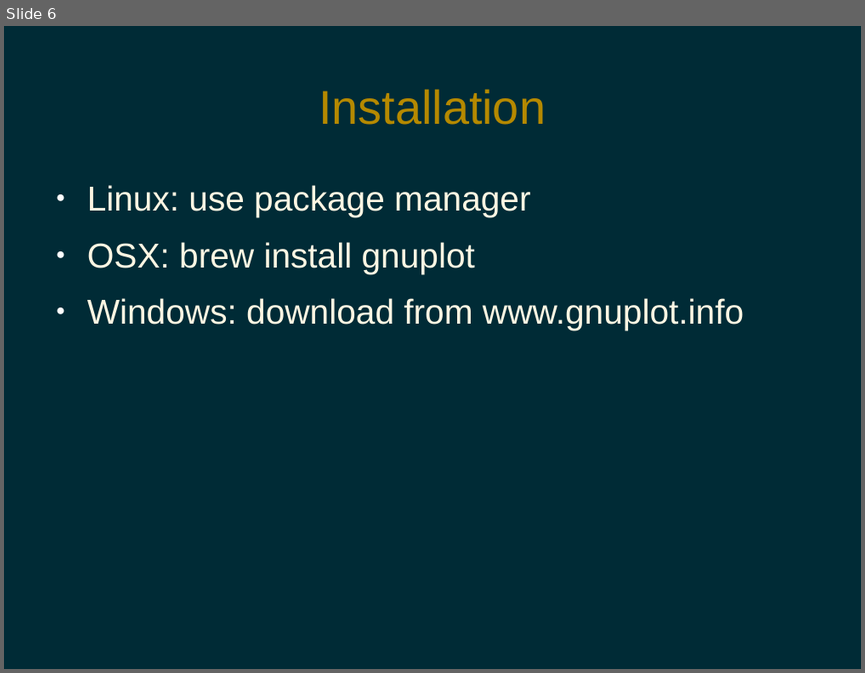
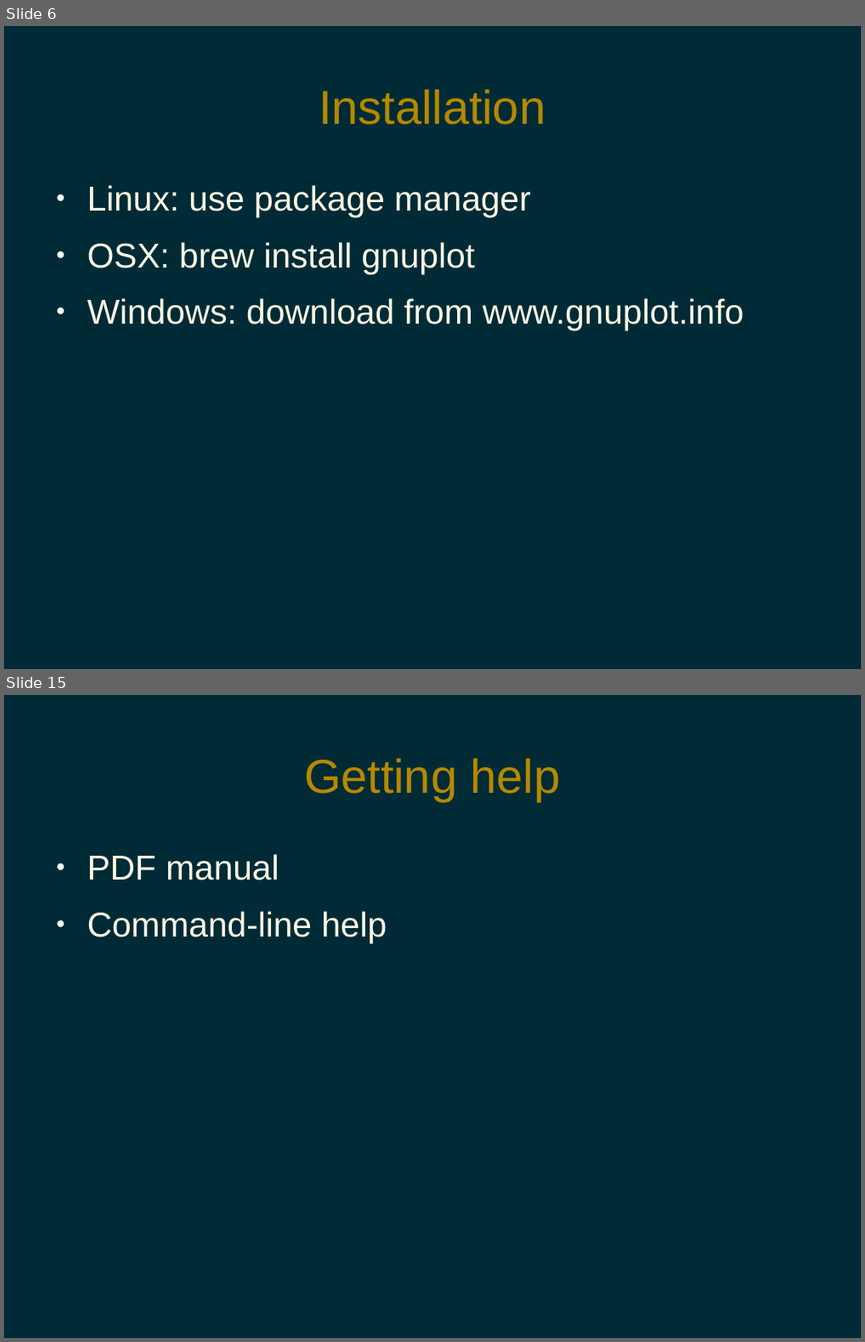
Before and after one commit to pdg137/gnuplot-pres, a slide deck: gnuplot.odp. Shown one above the other, each under a label of ours: slide 6 before the commit, slides 6 and 15 after it; the slides between them are not shown. The pictures are 865x673 and 865x1342 pixels, drawn with LibreOffice and Linux fonts; fonts in the diff are those of the drawing. Boxes give left, top, right and bottom in pixels: in the first picture for what was removed or moved away, otherwise in the second. Text is boxed around its words. In the diff, an @@ line names an element or a change of style, - is before the commit and + after.

```diff
--- a/gnuplot.odp
+++ b/gnuplot.odp
@@ slide 15 added at (4, 695, 861, 1338), background #002B36 @@
@@ title added at (304, 758, 561, 801), 44 pt, text #B58900 @@
+Getting help
@@ text added at (87, 854, 386, 942), 32 pt, text #FDF6E3 @@
+● PDF manual
+● Command-line help
```
Also in this commit, not shown: 9 slides changed, 1 other slide added.
